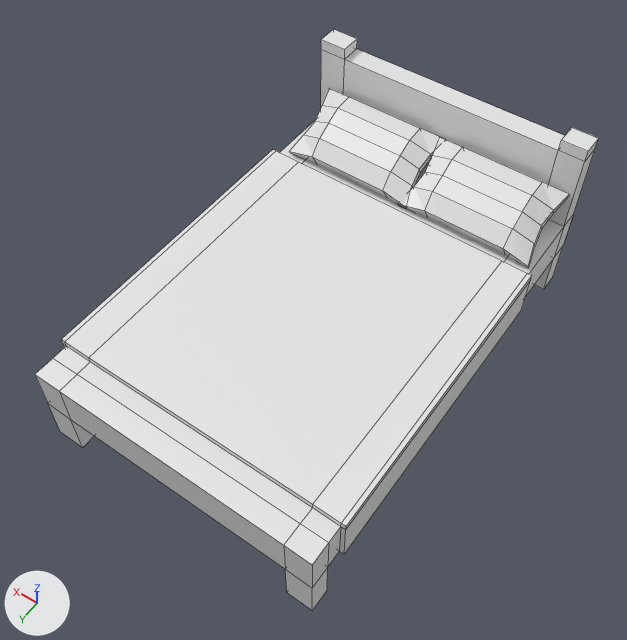
The Blender file Blender files/Beddddd.blend, before and after one commit.
The view is the same before and after, from a 50 mm camera at (-6.99, 10.19, 16.87) aimed at (-0.13, 0.59, 1.8). Arrows for +X, +Y and +Z are at lower left; the lights stay in place. Mesh edges are drawn as thin lines.

In view in the first picture: 'Cube', 'Pillow', 'Pillow.001'.
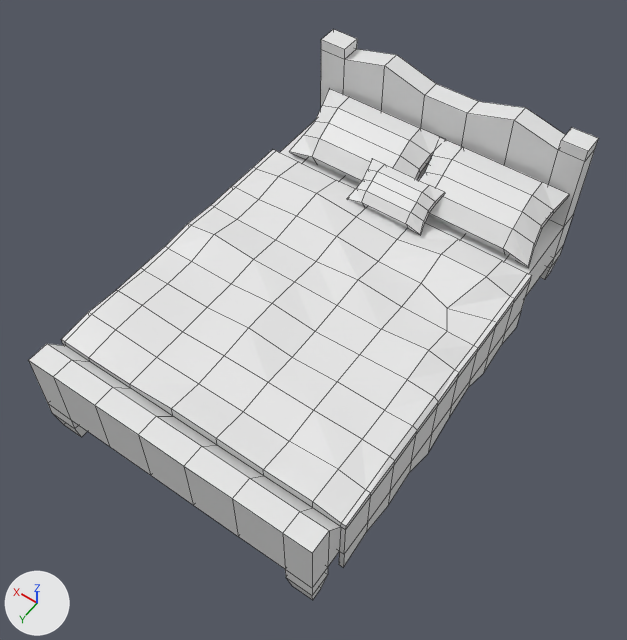
The edits, one by one:
me_cube is used by ob_cube; location (0.0, 0.0, 1.94); scale (3.47, 5.3, 0.282).
me_cube had 100 vertices, 98 faces and spanned x -1.0..1.0, y -1.0..1.0, z -7.0..9.1.
me_cube now has 396 vertices, 394 faces and spans x -1.0..1.0, y -1.0..1.0, z -6.2..9.1.
me_cube part 1: 24 vertices moved from x -1.0..1.0, y -1.0..1.0, z -7.0..1.0 to x -1.0..1.0, y -1.0..1.0, z -6.2..2.8; 1 vertex removed from x -0.8, y 0.8, z 1.5; 297 vertices added at x -1.0..1.0, y -1.0..1.0, z -6.0..9.1.
Object 'Pillow.002' (ob_pillow_002) is new; it shows a copy of the mesh of ob_pillow_001.
Its location is (0.03, -2.81, 2.9).
Its rotation in degrees is (62, 0, 0).
Its scale is (0.833, 0.379, 0.526).

Boxes [x1, y1, x2, y2] around the edits, measured in the pictures (627 x 640 px):
'Cube', reshaped
    before: [35, 29, 598, 610]
    after: [29, 29, 598, 600]
'Pillow.002', added
    after: [347, 159, 445, 236]
part 1 of me_cube, built on
    before: [35, 162, 562, 610]
    after: [29, 49, 565, 600]
